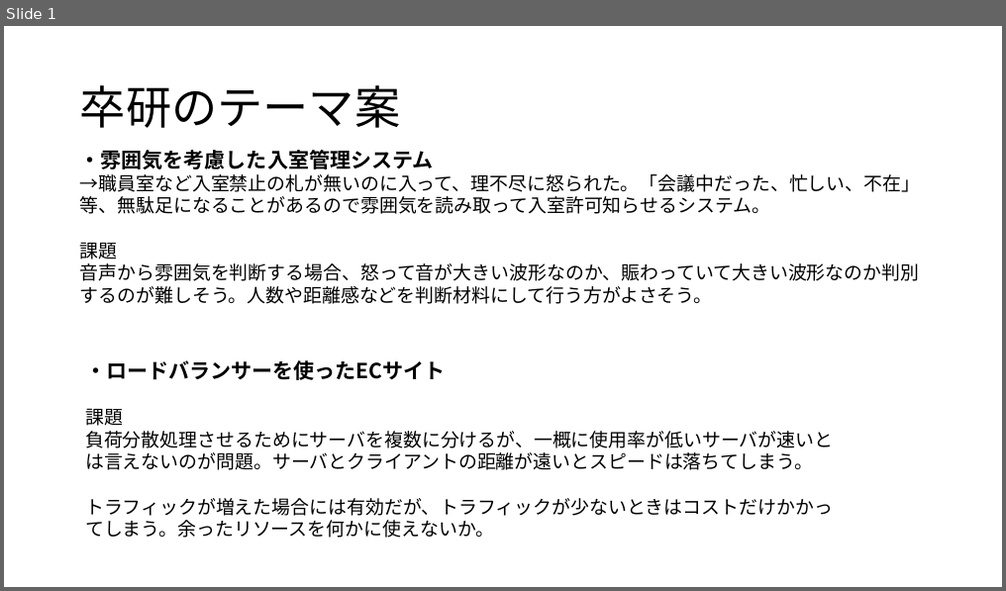
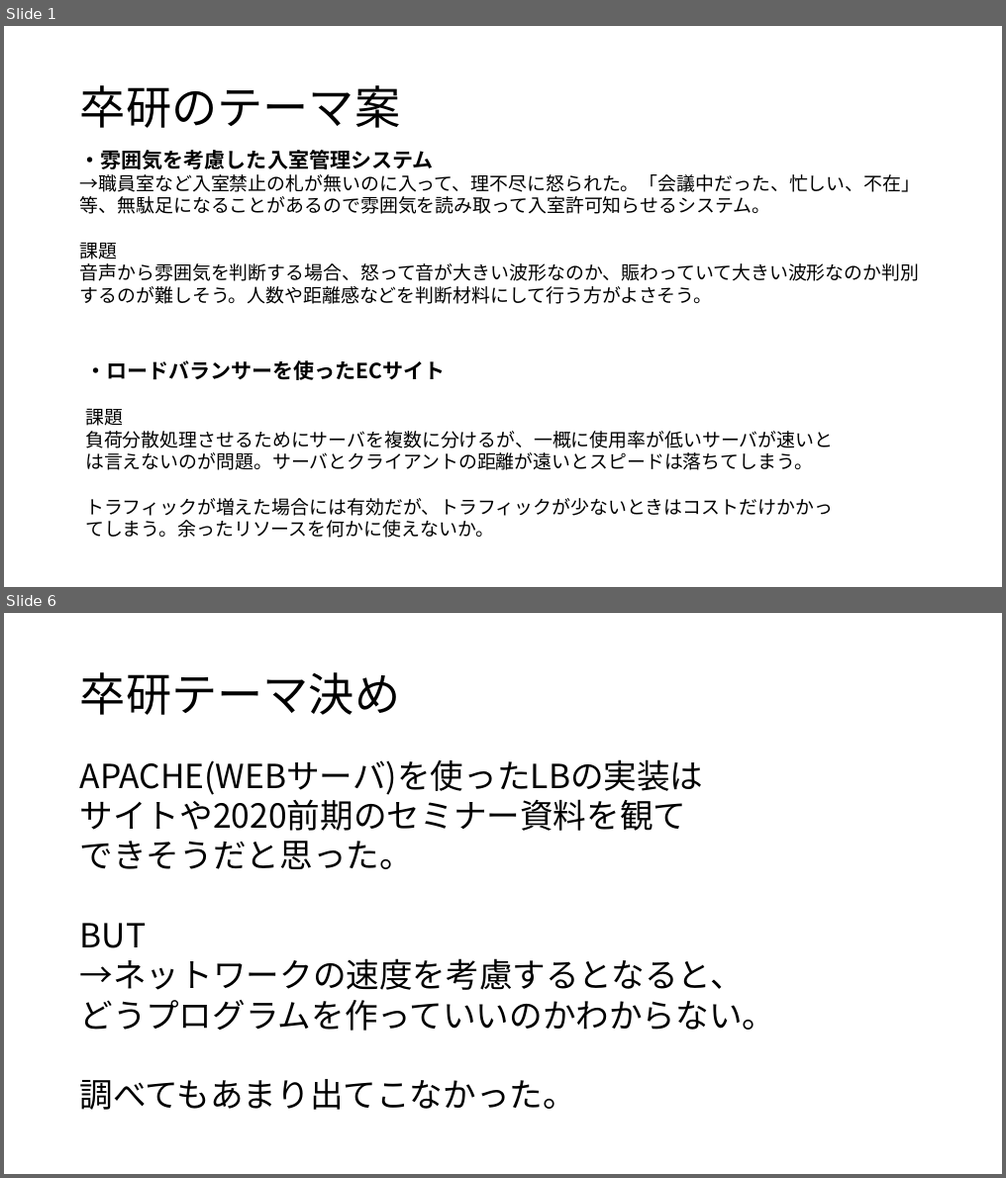
Before and after one commit to kait-takanolab/1821086_matsuo_thesis, a slide deck: 1821086_matsuo_sotsuken.pptx. Shown one above the other, each under a label of ours: slide 1 before the commit, slides 1 and 6 after it; the slides between them are not shown. The pictures are 1006x591 and 1006x1178 pixels, drawn with LibreOffice and Linux fonts; fonts in the diff are those of the drawing. Boxes give left, top, right and bottom in pixels: in the first picture for what was removed or moved away, otherwise in the second. Text is boxed around its words. In the diff, an @@ line names an element or a change of style, - is before the commit and + after.

```diff
--- a/1821086_matsuo_sotsuken.pptx
+++ b/1821086_matsuo_sotsuken.pptx
@@ slide 6 added at (4, 613, 1002, 1174), background #FFFFFF @@
@@ title added at (80, 672, 400, 715), 44 pt, text #000000 @@
+卒研テーマ決め
@@ text added at (80, 760, 776, 1110), 32 pt, text #000000 @@
+APACHE(WEBサーバ)を使ったLBの実装は
+サイトや2020前期のセミナー資料を観て
+できそうだと思った。
+BUT
+→ネットワークの速度を考慮するとなると、
+どうプログラムを作っていいのかわからない。
+調べてもあまり出てこなかった。
```
Also in this commit, not shown: 1 slide changed, 4 other slides added.
